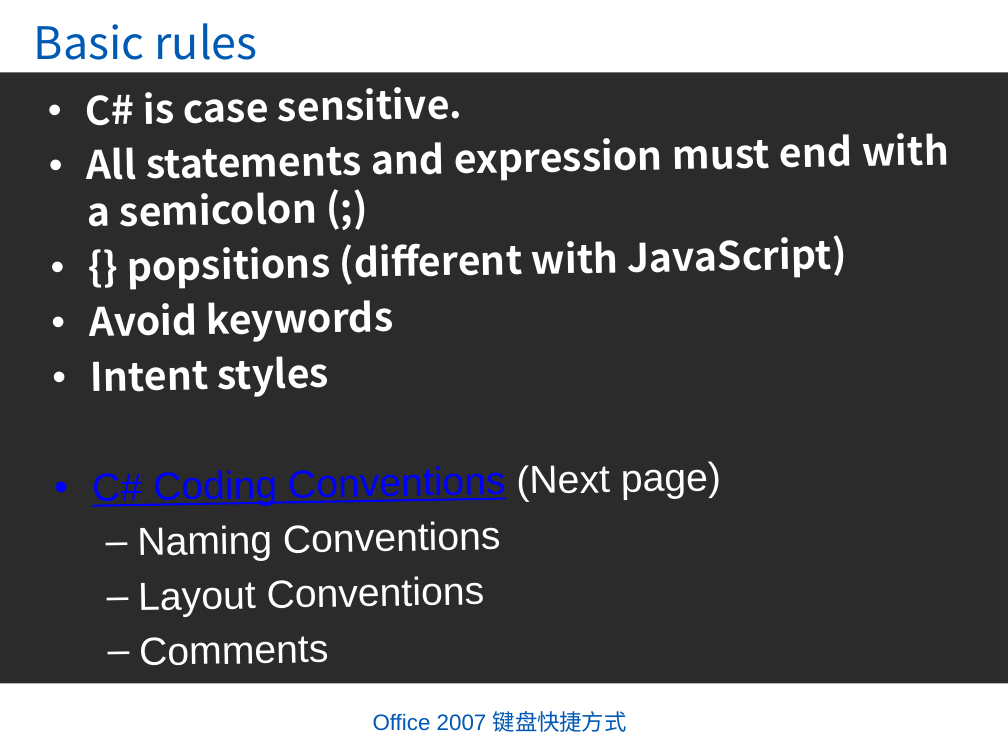
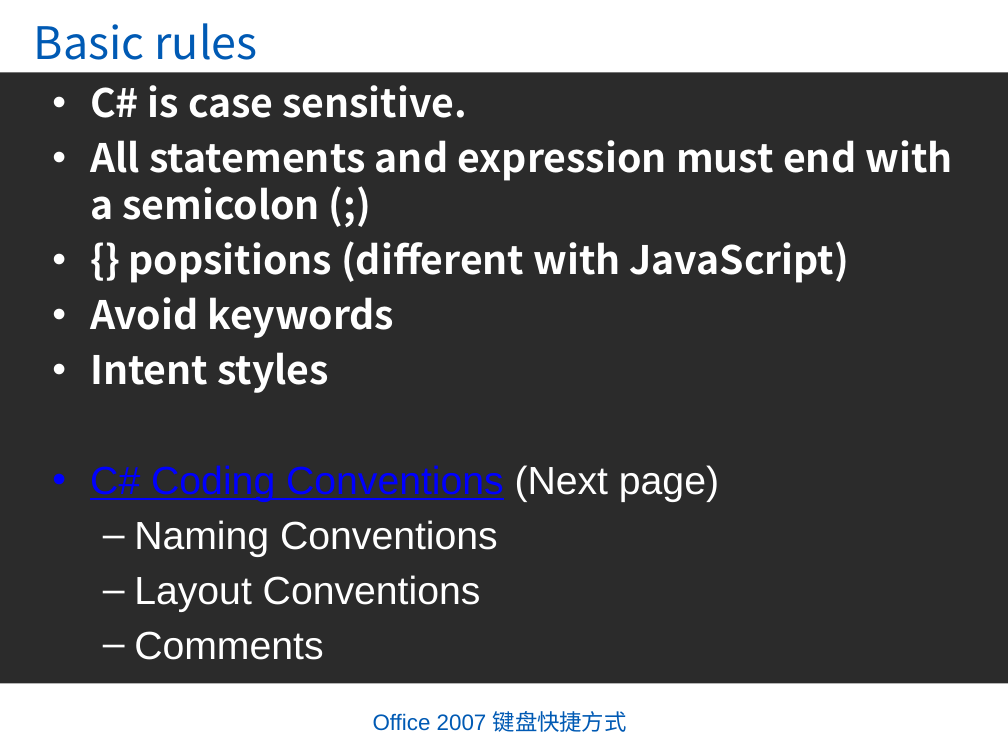
Before and after one commit to yuhsuanh/DotNetProgrammingUsingCSharp, a slide deck: slide 22 of week2/CSharp-2.pptx. Drawn at 1008x756 pixels with LibreOffice and Linux fonts; fonts in the diff are those of the drawing; background and template pictures are left out; a plain dark background stands for a picture behind light text. Boxes give left, top, right and bottom in pixels: in the first picture for what was removed or moved away, otherwise in the second. Text is boxed around its words. In the diff, an @@ line names an element or a change of style, - is before the commit and + after.

```diff
--- a/week2/CSharp-2.pptx
+++ b/week2/CSharp-2.pptx
@@ text "C# is case sensitive." at bbox=[90, 85, 953, 660]: rotation 359 to 0 degrees @@
```
Also in this commit, not shown: 1 other file.
